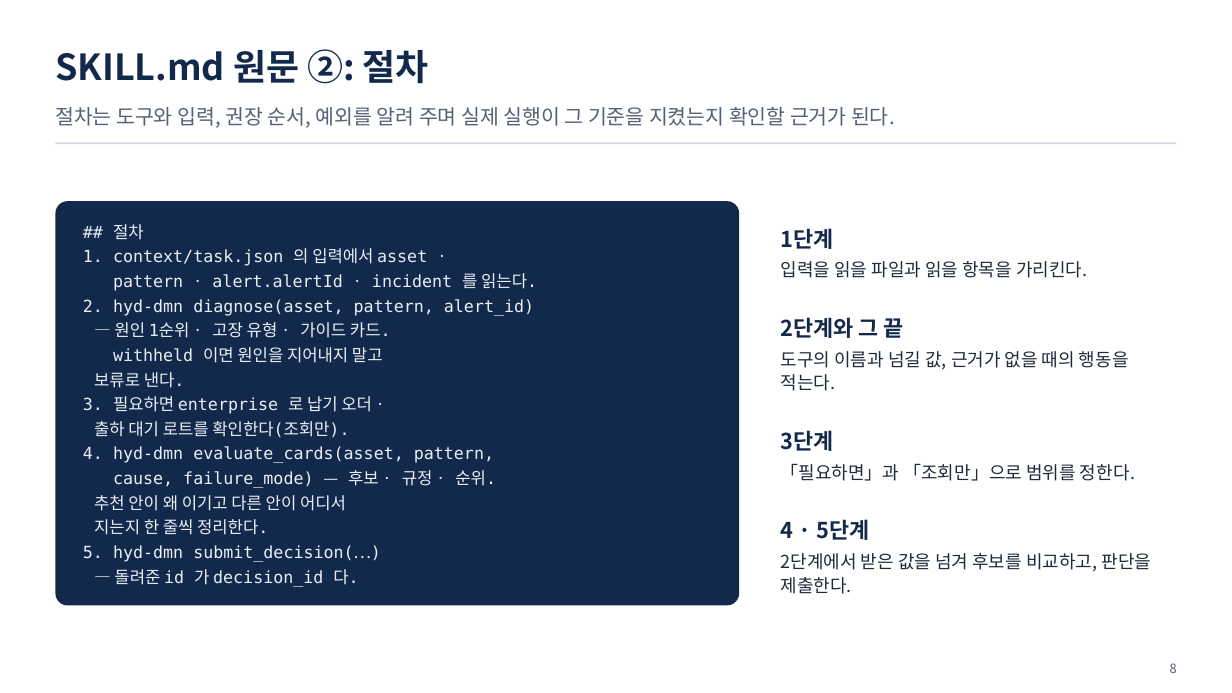
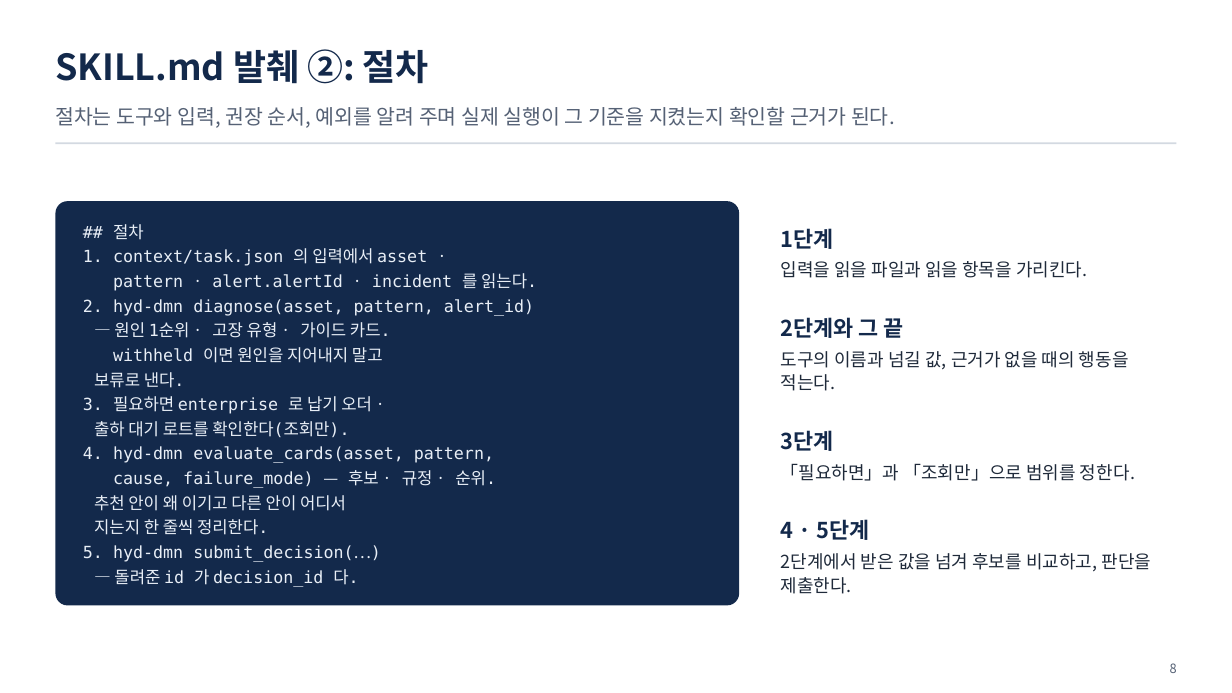
Before and after one commit to uengine-oss/hyd-iot-edu, a slide deck: slide 8 of workspace/강의제작/산출물/통합반/이론_오프라인/06회차/통합반_오프라인_06회차.pptx. Drawn at 1232x693 pixels with LibreOffice and Linux fonts; fonts in the diff are those of the drawing. Boxes give left, top, right and bottom in pixels: in the first picture for what was removed or moved away, otherwise in the second. Text is boxed around its words. In the diff, an @@ line names an element or a change of style, - is before the commit and + after.

Commit message:
통합반 현장 6회차 4~10장 스킬 원문의 보류 조건과 실제 추천 결과·제출 번호를 비교하는 화면과 현장 질문을 검증한다

```diff
--- a/workspace/강의제작/산출물/통합반/이론_오프라인/06회차/통합반_오프라인_06회차.pptx
+++ b/workspace/강의제작/산출물/통합반/이론_오프라인/06회차/통합반_오프라인_06회차.pptx
@@ text at (55, 49, 429, 84): text changed @@
-SKILL.md 원문 ②: 절차
+SKILL.md 발췌 ②: 절차
```
Also in this commit, not shown: 5 other slides changed, 10 other files.
